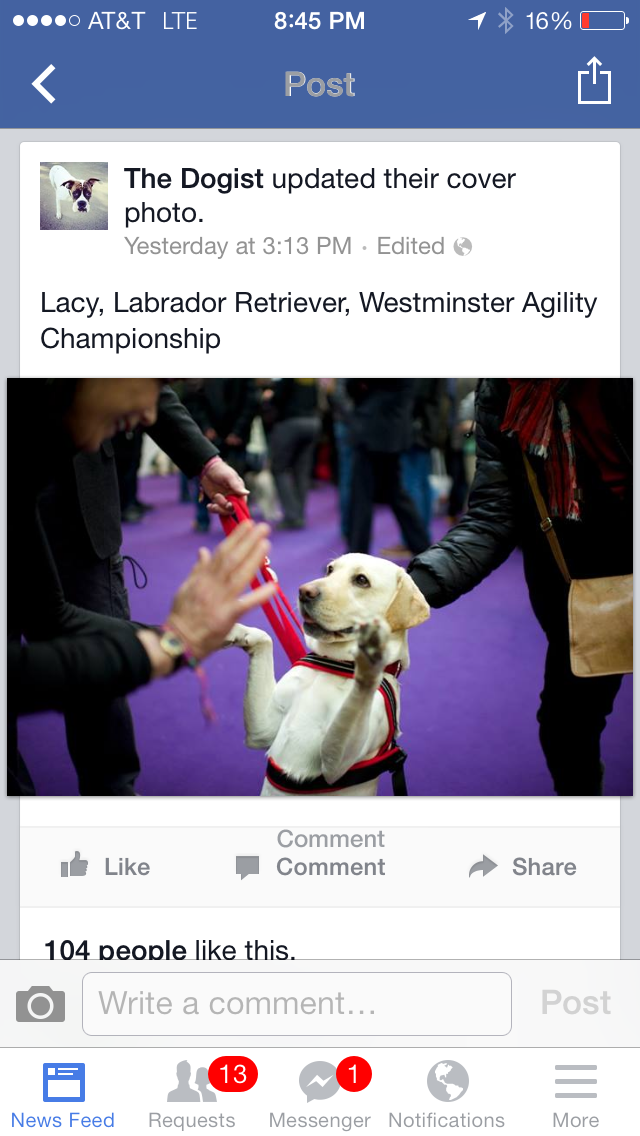
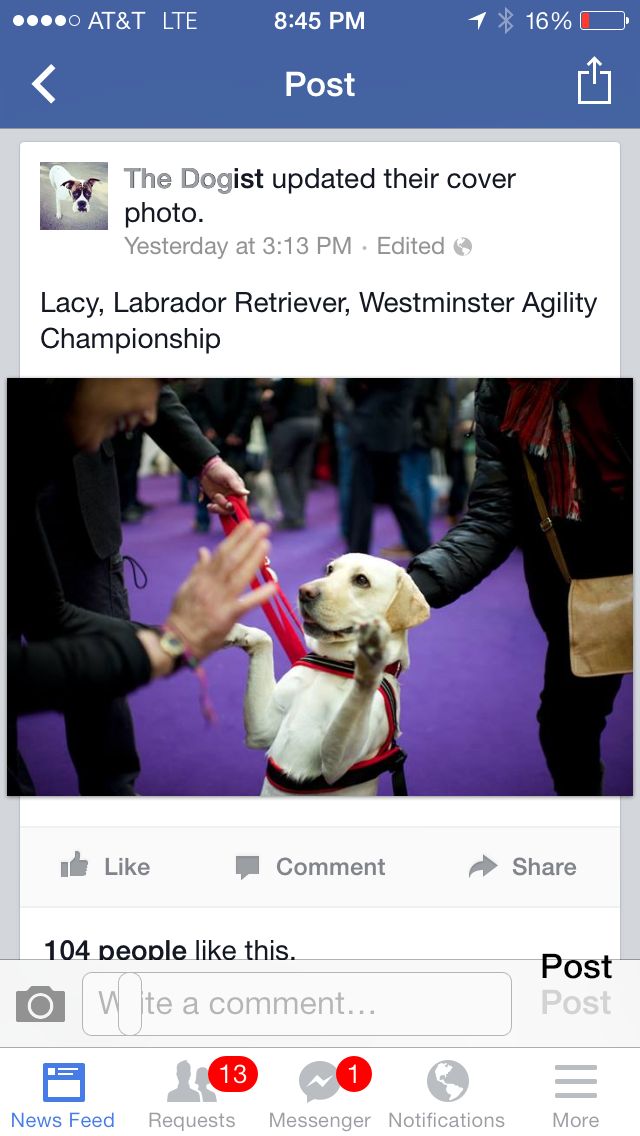
Before/after of a w=640, h=1136 layered artwork. What changed in the layer stack:
added layer "Shape 1" above "Post" over [16,986,65,1022]
added layer "Post" above "Rounded Rectangle 1" over [542,953,612,979]
added layer "Rounded Rectangle 1" above "The Dog" over [119,973,141,1035]
added layer "The Dog" above "Layer 1" over [123,168,232,194]
hid "Layer" over [285,71,354,97]
hid "Comment" over [277,829,385,848]
